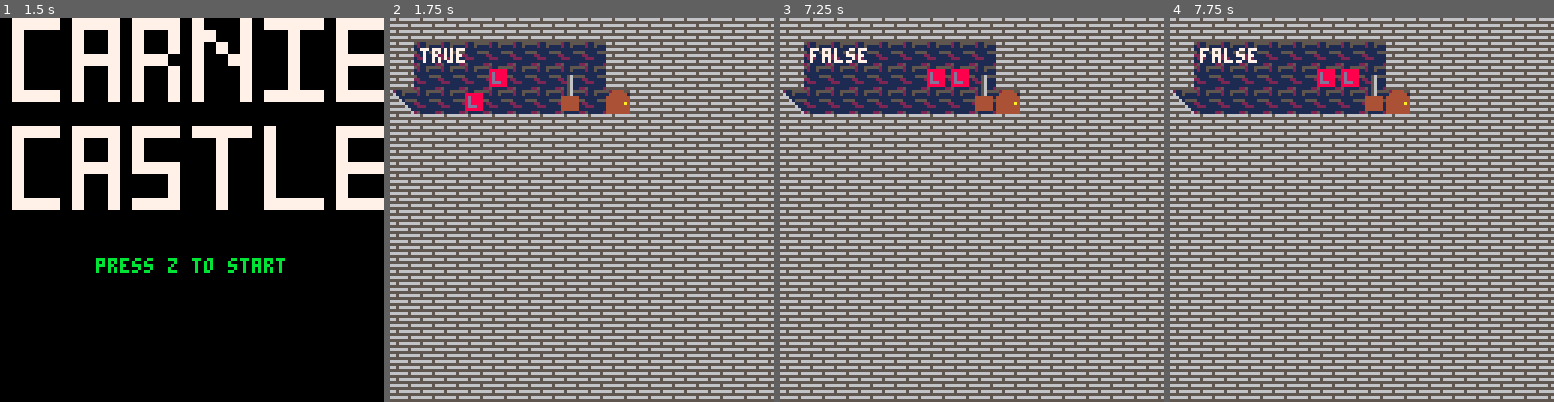
Above: before the commit, frames 1-4 (left to right).
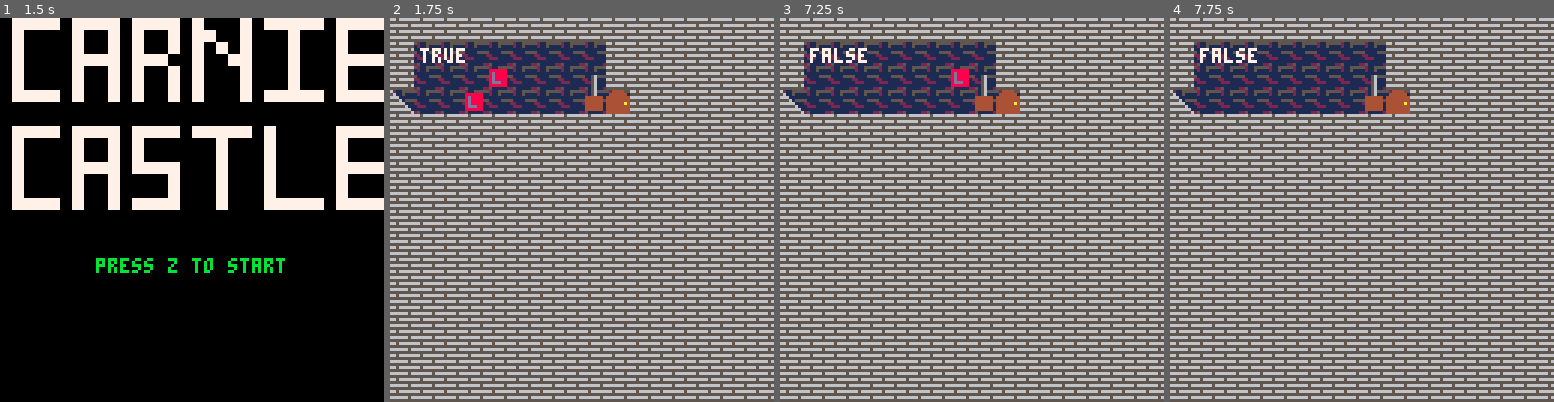
Above: after the commit, the same moments.

Repository: hhratcliffe/CarnieCastle
Game: PICO-8 cartridge carniecastle.p8
Two runs of this game, one before a commit and one after it. Both use one fixed random seed, a clock stepped at 60 frames per second and the inputs below.
Inputs:
- Up to frame 1 (1.5 s): tap X (X key) at 0.33, 1.07 s; tap O (Z key) at 0.7 s
- Up to frame 2 (1.75 s): hold Right from 1.6 s (still down); tap O (Z key) at 1.7 s
- Up to frame 3 (7.25 s): tap X (X key) every 1.12 s from 1.85 to 6.32 s; release Right at 2.1 s; tap O (Z key) every 0.4 s from 2.1 to 6.9 s; hold Up 2.15-2.42 s; hold Right 2.47-3.03 s; hold Left 3.08-3.58 s; hold Down 3.63-3.97 s; hold Right 4.02-4.68 s; hold Up 4.73-5.03 s; hold Left 5.08-5.68 s; hold Down 5.73-6.03 s; hold Right 6.08-6.58 s; hold Right 6.63-7.13 s; hold Up from 7.18 s (still down)
- Up to frame 4 (7.75 s): tap O (Z key) at 7.3, 7.7 s; tap X (X key) at 7.43 s; release Up at 7.45 s; hold Right from 7.5 s (still down)

Frame 1 is identical in both runs. In frame 2, 0.5% of the frame differs, in the area x 44-56%, y 14-25%; in frame 3, 0.2%; in frame 4, 0.4%.

Commit message:
Added matrix transposition

Diff:
--- a/carniecastle.p8
+++ b/carniecastle.p8
@@ -63,16 +63,16 @@
 gameBoard={
 	{--Floor1
 		{--Room1
-			"210,210,210,202,210,210,210,210,210,210,210,210,210,210,210,210",
-			"210,nil,nil,nil,210,210,210,210,210,210,210,210,210,210,210,210",
-			"210,nil,nil,nil,210,210,210,210,210,210,210,210,210,210,210,210",
-			"210,nil,nil,010,210,210,210,210,210,210,210,210,210,210,210,210",
-			"210,nil,010,nil,210,210,210,210,210,210,210,210,210,210,210,210",
-			"210,nil,nil,nil,210,210,210,210,210,210,210,210,210,210,210,210",
-			"210,nil,nil,nil,210,210,210,210,210,210,210,210,210,210,210,210",
-			"210,nil,nil,000,210,210,210,210,210,210,210,210,210,210,210,210",
-			"210,nil,nil,nil,210,210,210,210,210,210,210,210,210,210,210,210",
-			"210,210,210,201,210,210,210,210,210,210,210,210,210,210,210,210",
+			"210,210,210,210,210,210,210,210,210,210,210,210,210,210,210,210",
+			"210,nil,nil,nil,nil,nil,nil,nil,nil,210,210,210,210,210,210,210",
+			"210,nil,nil,nil,010,nil,nil,nil,nil,210,210,210,210,210,210,210",
+			"202,nil,nil,010,nil,nil,nil,nil,000,201,210,210,210,210,210,210",
+			"210,210,210,210,210,210,210,210,210,210,210,210,210,210,210,210",
+			"210,210,210,210,210,210,210,210,210,210,210,210,210,210,210,210",
+			"210,210,210,210,210,210,210,210,210,210,210,210,210,210,210,210",
+			"210,210,210,210,210,210,210,210,210,210,210,210,210,210,210,210",
+			"210,210,210,210,210,210,210,210,210,210,210,210,210,210,210,210",
+			"210,210,210,210,210,210,210,210,210,210,210,210,210,210,210,210",
 			"210,210,210,210,210,210,210,210,210,210,210,210,210,210,210,210",
 			"210,210,210,210,210,210,210,210,210,210,210,210,210,210,210,210",
 			"210,210,210,210,210,210,210,210,210,210,210,210,210,210,210,210",
@@ -347,7 +347,7 @@
 		board[i]=mysplit(x)
 		i+=1
 	end
-	return board
+	return transpose(board)
 end
 
 function mysplit(inputstr)
@@ -361,6 +361,17 @@
 			end
 		end
 		return outputarray
+end
+
+function transpose(inputarray)
+	outputarray={}
+	for i=1,16 do
+		outputarray[i]={}
+		for j=1,16 do
+			outputarray[i][j]=inputarray[j][i]
+		end
+	end
+	return outputarray
 end
 
 function _init()
